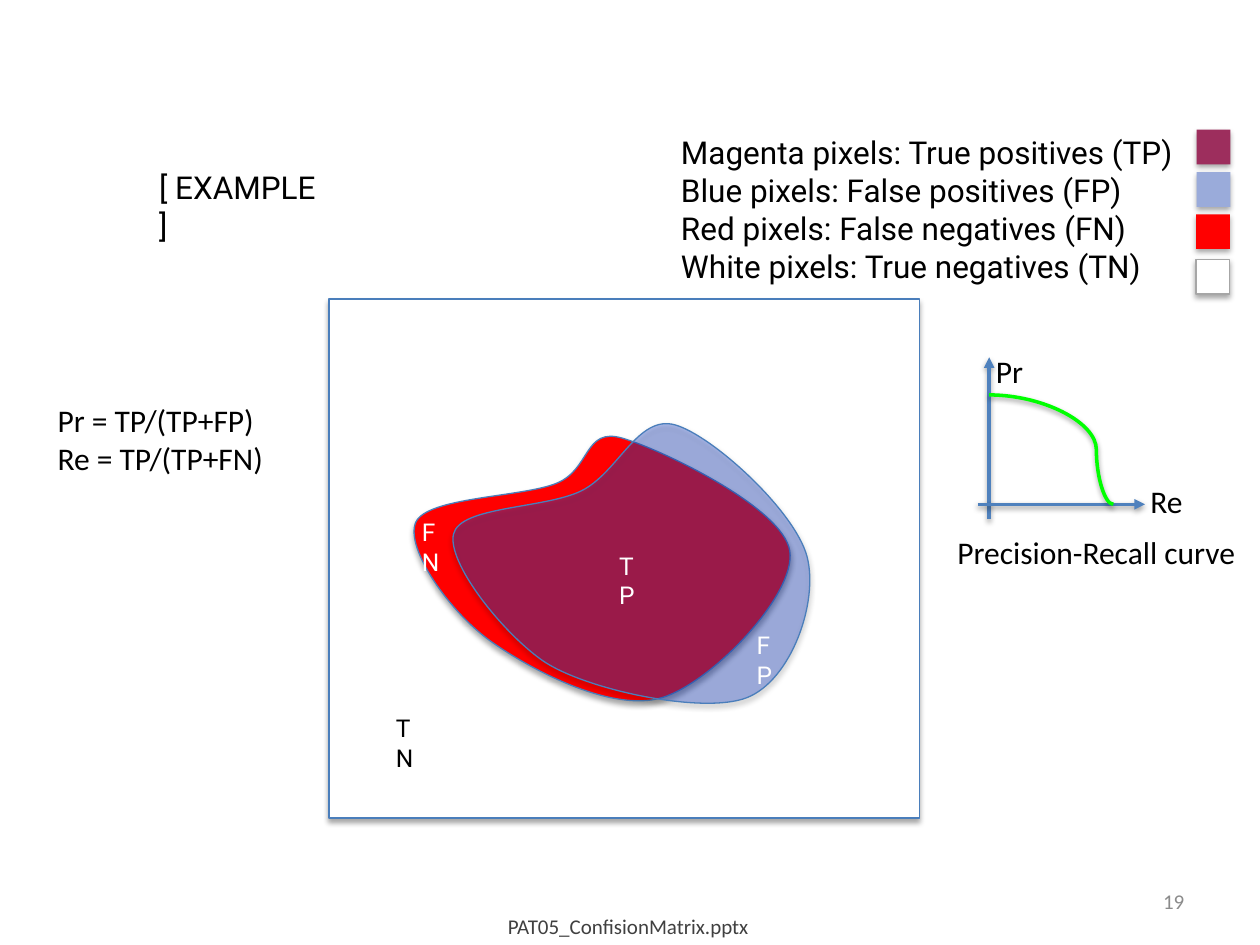
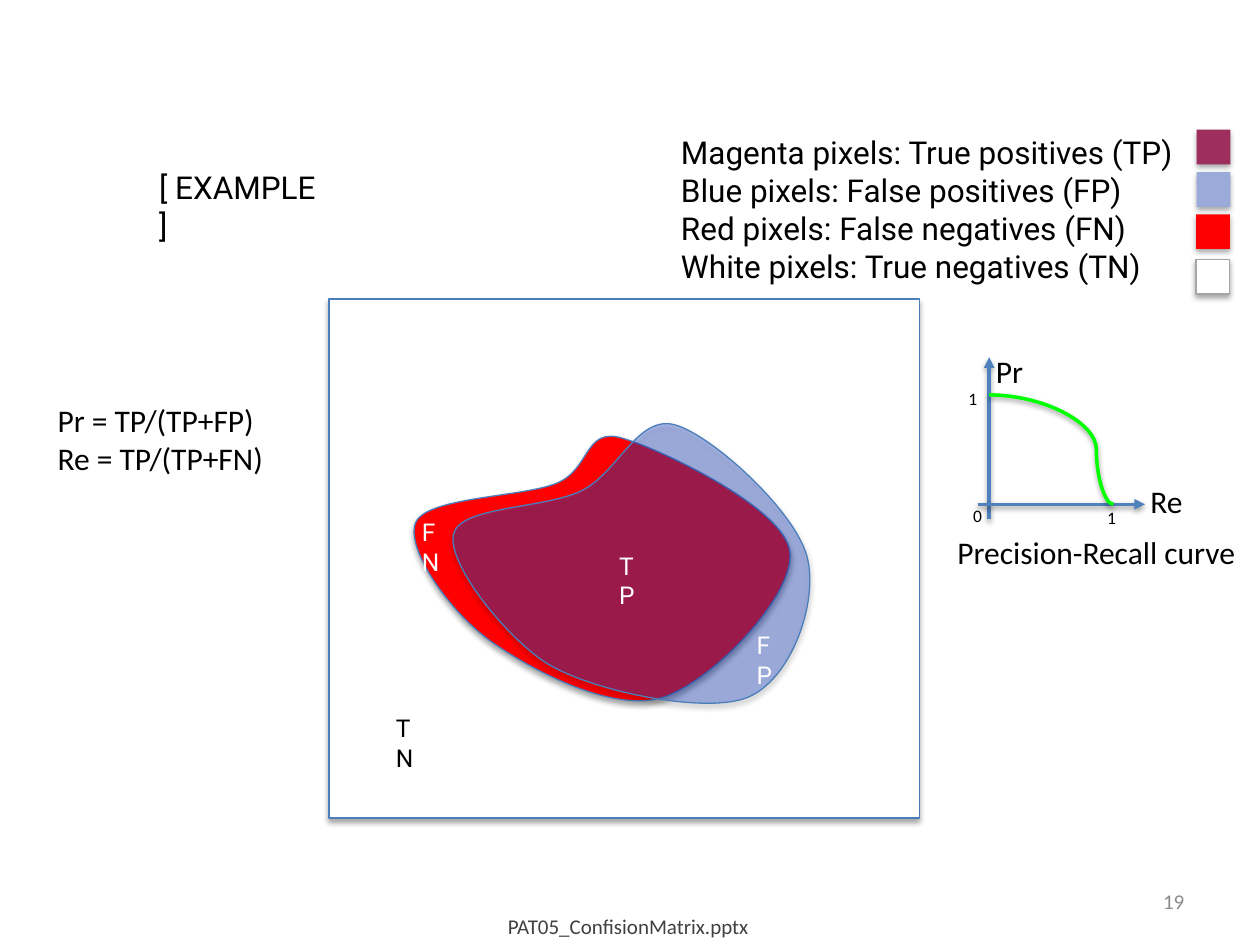
Before and after one commit to domingomery/patrones, a slide deck: slide 19 of clases/Cap05_Evaluacion/presentations/PAT05_ConfusionMatrix.pptx. Drawn at 1260x945 pixels with LibreOffice and Linux fonts; fonts in the diff are those of the drawing. Boxes give left, top, right and bottom in pixels: in the first picture for what was removed or moved away, otherwise in the second. Text is boxed around its words. In the diff, an @@ line names an element or a change of style, - is before the commit and + after.

```diff
--- a/clases/Cap05_Evaluacion/presentations/PAT05_ConfusionMatrix.pptx
+++ b/clases/Cap05_Evaluacion/presentations/PAT05_ConfusionMatrix.pptx
@@ text added at (968, 393, 977, 405), 10 pt, text #000000 @@
+1
@@ text added at (973, 510, 982, 522), 10 pt, text #000000 @@
+0
@@ text added at (1107, 510, 1116, 524), 10 pt, text #000000 @@
+1
```
Also in this commit, not shown: 2 other slides changed, 1 other file.
